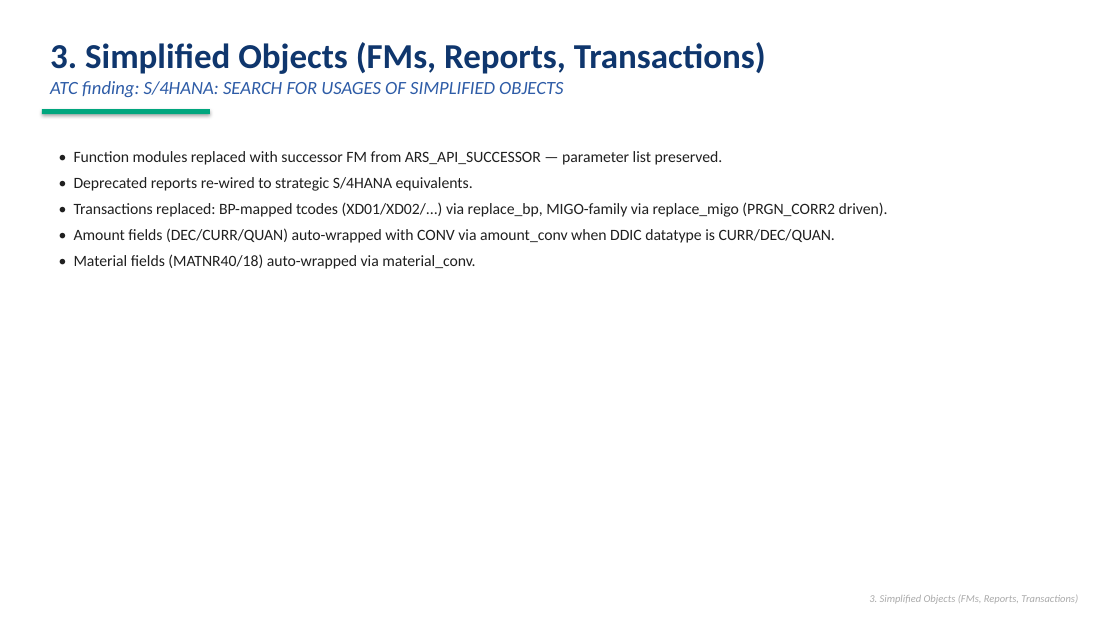
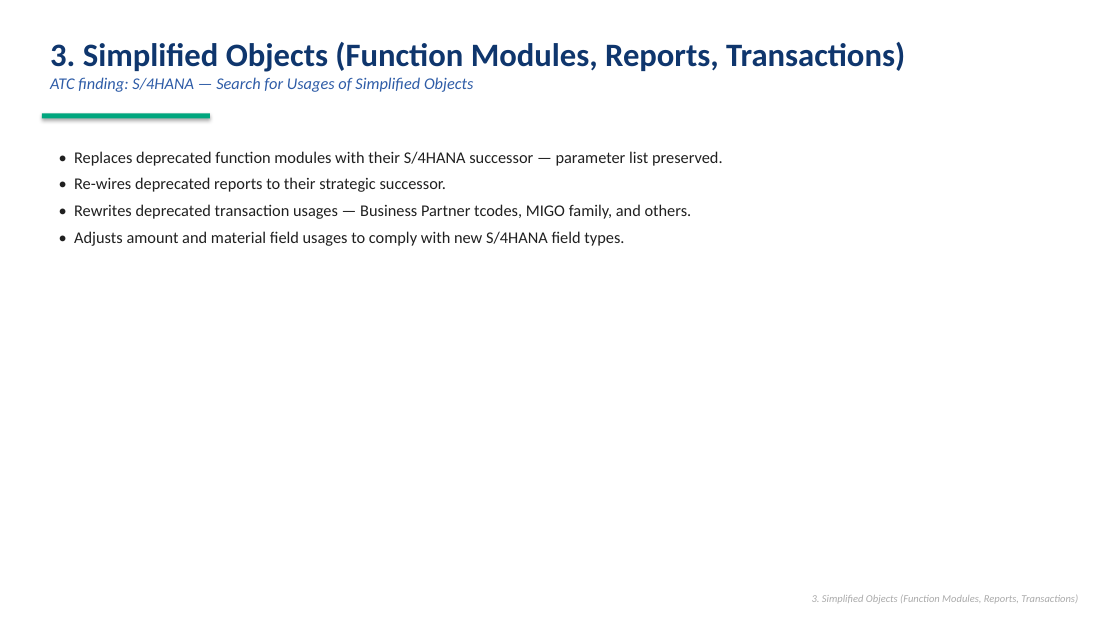
Before and after one commit to vaibhavdiligent/ONGC-CST-Purchase-Date-Sharing-, a slide deck: slide 7 of ZATC_RESULT_CORRECTION_CAPABILITIES.pptx. Drawn at 1120x630 pixels with LibreOffice and Linux fonts; fonts in the diff are those of the drawing. Boxes give left, top, right and bottom in pixels: in the first picture for what was removed or moved away, otherwise in the second. Text is boxed around its words. In the diff, an @@ line names an element or a change of style, - is before the commit and + after.

```diff
--- a/ZATC_RESULT_CORRECTION_CAPABILITIES.pptx
+++ b/ZATC_RESULT_CORRECTION_CAPABILITIES.pptx
@@ text at (50,42,905,92): text changed; size 16 to 28 pt; text colour #2E5CA7 to #0F366D; bold on; italic off @@
-3. Simplified Objects (FMs, Reports, Transactions)
-ATC finding: S/4HANA: SEARCH FOR USAGES OF SIMPLIFIED OBJECTS
+3. Simplified Objects (Function Modules, Reports, Transactions)
+ATC finding: S/4HANA — Search for Usages of Simplified Objects
@@ rectangle: place and size @@
-rectangle at (42,109,210,114)
+rectangle at (42,113,210,118)
@@ text at (74,151,723,246): text changed; size 13.5 to 14 pt @@
-• Function modules replaced with successor FM from ARS_API_SUCCESSOR — parameter list preserved.
-• Deprecated reports re-wired to strategic S/4HANA equivalents.
-• Transactions replaced: BP-mapped tcodes (XD01/XD02/...) via replace_bp, MIGO-family via replace_migo (PRGN_CORR2 driven).
-• Amount fields (DEC/CURR/QUAN) auto-wrapped with CONV via amount_conv when DDIC datatype is CURR/DEC/QUAN.
-• Material fields (MATNR40/18) auto-wrapped via material_conv.
+• Replaces deprecated function modules with their S/4HANA successor — parameter list preserved.
+• Re-wires deprecated reports to their strategic successor.
+• Rewrites deprecated transaction usages — Business Partner tcodes, MIGO family, and others.
+• Adjusts amount and material field usages to comply with new S/4HANA field types.
@@ text at (812,595,1078,604): text changed @@
-3. Simplified Objects (FMs, Reports, Transactions)
+3. Simplified Objects (Function Modules, Reports, Transactions)
```
Also in this commit, not shown: 20 other slides changed, 1 slide added, 2 slides removed.
